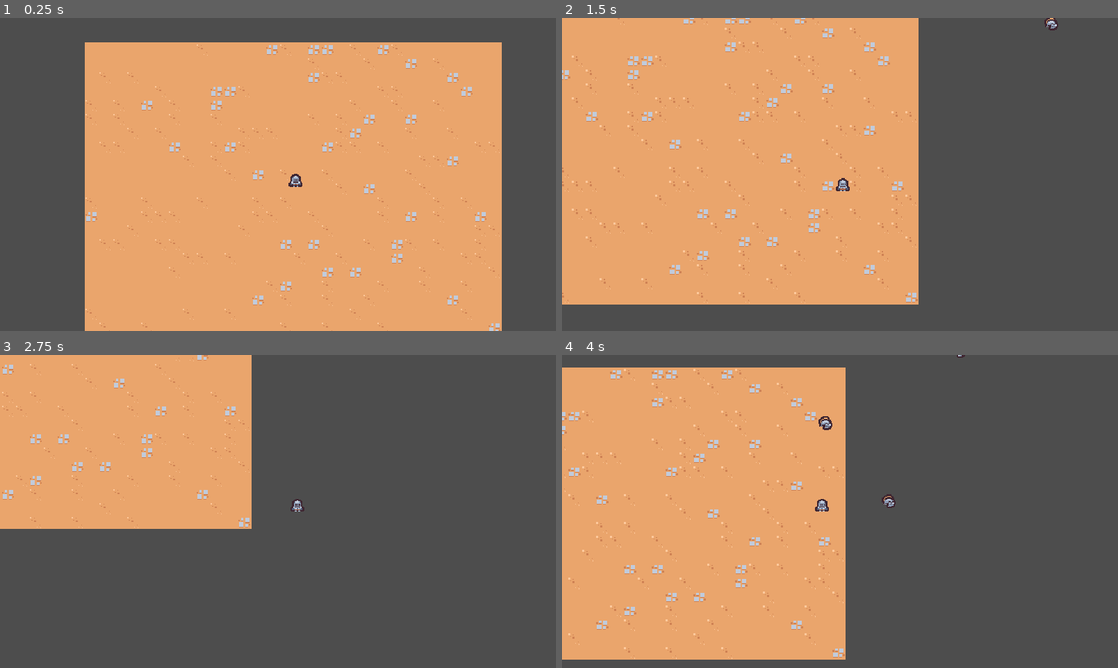
Above: before the commit, frames 1-4 (two rows, left to right).
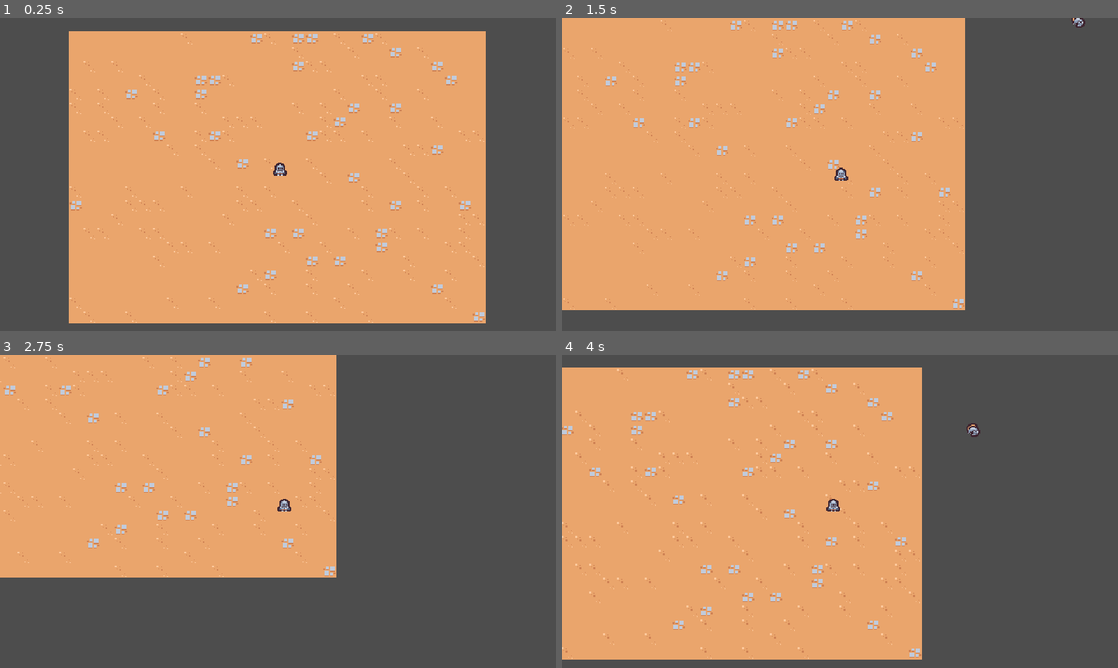
Above: after the commit, the same moments.

Repository: theWaffler/2DSurvivors
Game: Godot game, scene res://scenes/main/main.tscn
The game is run twice, just before and just after one commit, with the same random seed, the same clock (stepped at 60 frames per second) and the same inputs.
Inputs:
- Up to frame 1 (0.25 s): no input
- Up to frame 2 (1.5 s): hold D (move_right) 0.53-1.28 s; hold S (move_down) from 1.28 s (still down)
- Up to frame 3 (2.75 s): release S (move_down) at 2.03 s; hold D (move_right) from 2.03 s (still down)
- Up to frame 4 (4 s): release D (move_right) at 2.78 s; hold W (move_up) 2.78-3.53 s; hold A (move_left) from 3.53 s (still down)

The runs differ from the first frame. In frame 1, 13% of the frame differs, in the area x 12-91%, y 4-100%; in frame 2, 13%; in frame 3, 19%, in the area x 0-61%, y 0-72%; in frame 4, 16%.

Commit message:
gameplay tweaks

Diff:
--- a/project.godot
+++ b/project.godot
@@ -63,6 +63,7 @@
 2d_physics/layer_1="Terrian"
 2d_physics/layer_2="Player"
 2d_physics/layer_3="Enemy"
+2d_physics/layer_4="EnemyCollision"
 
 [rendering]
 
--- a/scenes/basic_enemy/basic_enemy.gd
+++ b/scenes/basic_enemy/basic_enemy.gd
@@ -1,6 +1,6 @@
 extends CharacterBody2D
 
-const MAX_SPEED = 75
+@export var MAX_SPEED = 50
 
 # Called when the node enters the scene tree for the first time.
 func _ready():
--- a/scenes/basic_enemy/basic_enemy.tscn
+++ b/scenes/basic_enemy/basic_enemy.tscn
@@ -10,8 +10,11 @@
 radius = 5.0
 
 [node name="BasicEnemy" type="CharacterBody2D" groups=["enemy"]]
-collision_layer = 0
+collision_layer = 8
+collision_mask = 9
+motion_mode = 1
 script = ExtResource("1_acatr")
+MAX_SPEED = 40
 
 [node name="Area2D" type="Area2D" parent="."]
 collision_layer = 0
--- a/scenes/game_camera/game_camera.gd
+++ b/scenes/game_camera/game_camera.gd
@@ -10,7 +10,7 @@
 # Called every frame. 'delta' is the elapsed time since the previous frame.
 func _process(delta):
 	acquire_target()
-	global_position = global_position.lerp(target_position, 1.0 - exp(-delta * 10))
+	global_position = global_position.lerp(target_position, 1.0 - exp(-delta * 20))
 
 
 func acquire_target():
--- a/scenes/player/player.gd
+++ b/scenes/player/player.gd
@@ -1,6 +1,7 @@
 extends CharacterBody2D
 
-const MAX_SPEED = 200
+@export var MAX_SPEED = 125
+@export var ACCELERATION_SMOOTHING = 25
 
 # Called when the node enters the scene tree for the first time.
 func _ready():
@@ -11,7 +12,9 @@
 func _process(delta):
 	var movement_vector = get_movement_vector()
 	var direction = movement_vector.normalized()
-	velocity = direction * MAX_SPEED
+	var target_velocity = direction * MAX_SPEED
+
+	velocity = velocity.lerp(target_velocity, 1 - exp(-delta * ACCELERATION_SMOOTHING))
 	move_and_slide()
 
 
--- a/scenes/player/player.tscn
+++ b/scenes/player/player.tscn
@@ -9,6 +9,7 @@
 
 [node name="Player" type="CharacterBody2D" groups=["player"]]
 collision_layer = 0
+motion_mode = 1
 script = ExtResource("1_iwq7q")
 
 [node name="AbilityManager" type="Node" parent="."]
